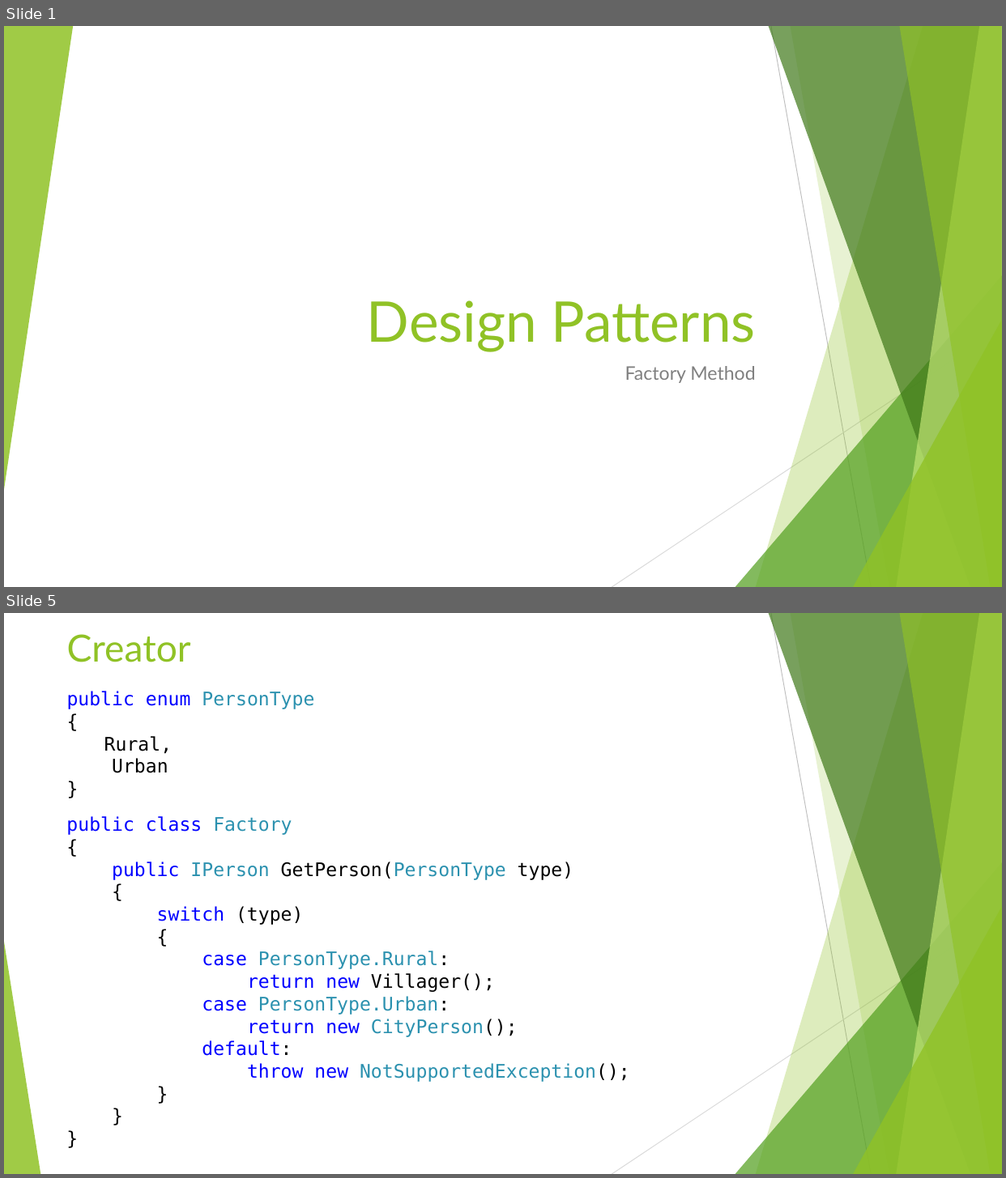
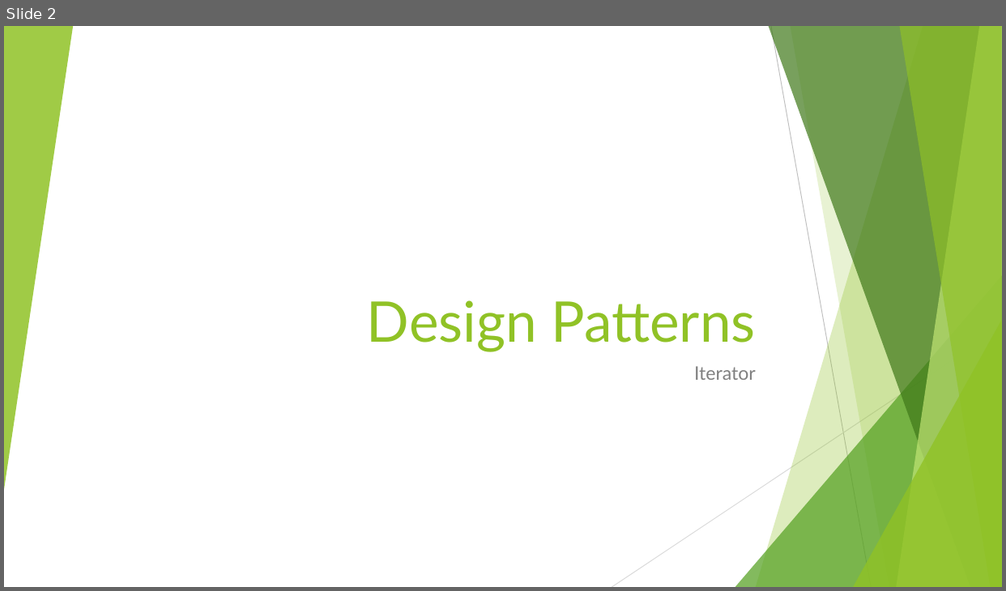
Before and after one commit to cmelende/Design-Patterns, a slide deck: Notes/Powerpoints/Iterator.pptx. Shown one above the other, each under a label of ours: slides 1 and 5 before the commit, slide 2 after it; the slides between them are not shown. The pictures are 1006x1178 and 1006x591 pixels, drawn with LibreOffice and Linux fonts; fonts in the diff are those of the drawing. Boxes give left, top, right and bottom in pixels: in the first picture for what was removed or moved away, otherwise in the second. Text is boxed around its words. In the diff, an @@ line names an element or a change of style, - is before the commit and + after.

```diff
--- a/Notes/Powerpoints/Iterator.pptx
+++ b/Notes/Powerpoints/Iterator.pptx
@@ slide 5 removed at (4, 613, 1002, 1174), background #FFFFFF; not listed: 9 template elements that a slide beside it also shows @@
@@ title removed at (67, 634, 191, 662) @@
-Creator
@@ text removed at (67, 691, 314, 773) @@
-public enum PersonType
-{
-Rural,
-Urban
-}
@@ text removed at (66, 816, 630, 1082) @@
-public class Factory
-{
-public IPerson GetPerson(PersonType type)
-{
-switch (type)
-{
-case PersonType.Rural:
-return new Villager();
-case PersonType.Urban:
-return new CityPerson();
-default:
-throw new NotSupportedException();
-}
-}
-}
@@ triangle removed at (4, 942, 40, 1174) @@
@@ what was slide 1 is now slide 2 @@
@@ slide 2 changed as well @@
@@ subtitle at (694, 366, 756, 380): text changed @@
-Factory Method
+Iterator
```
Also in this commit, not shown: 2 other slides changed, 1 slide added, 3 other slides removed, 15 other files.
